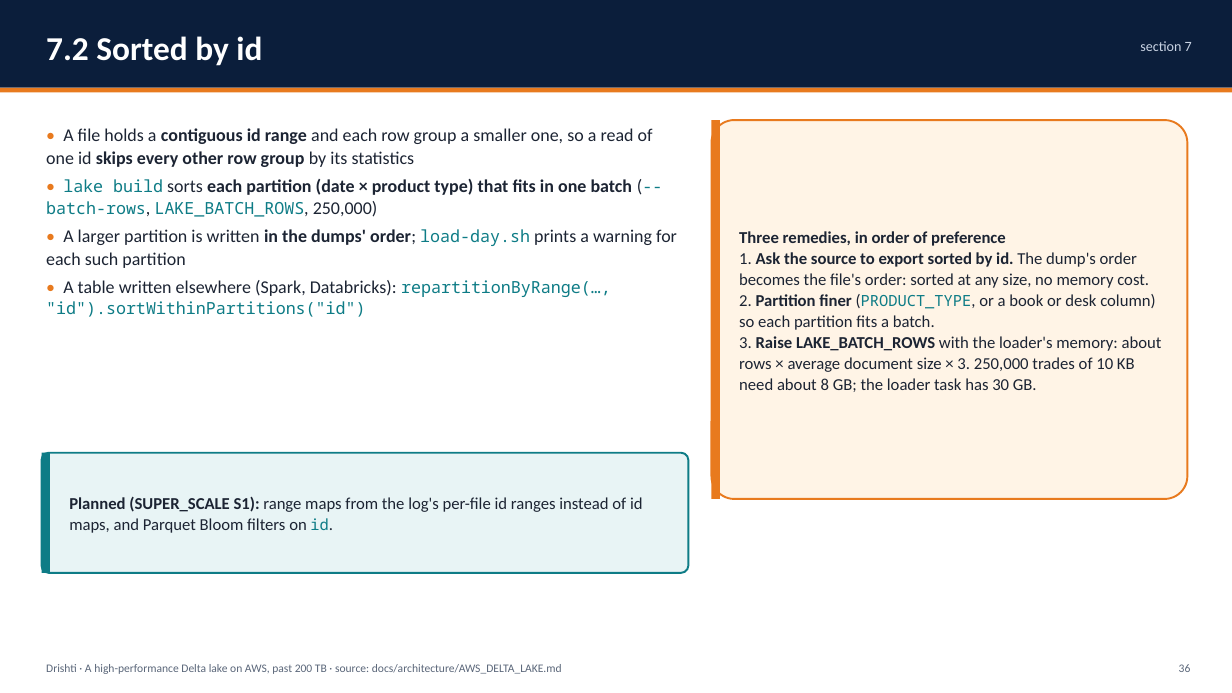
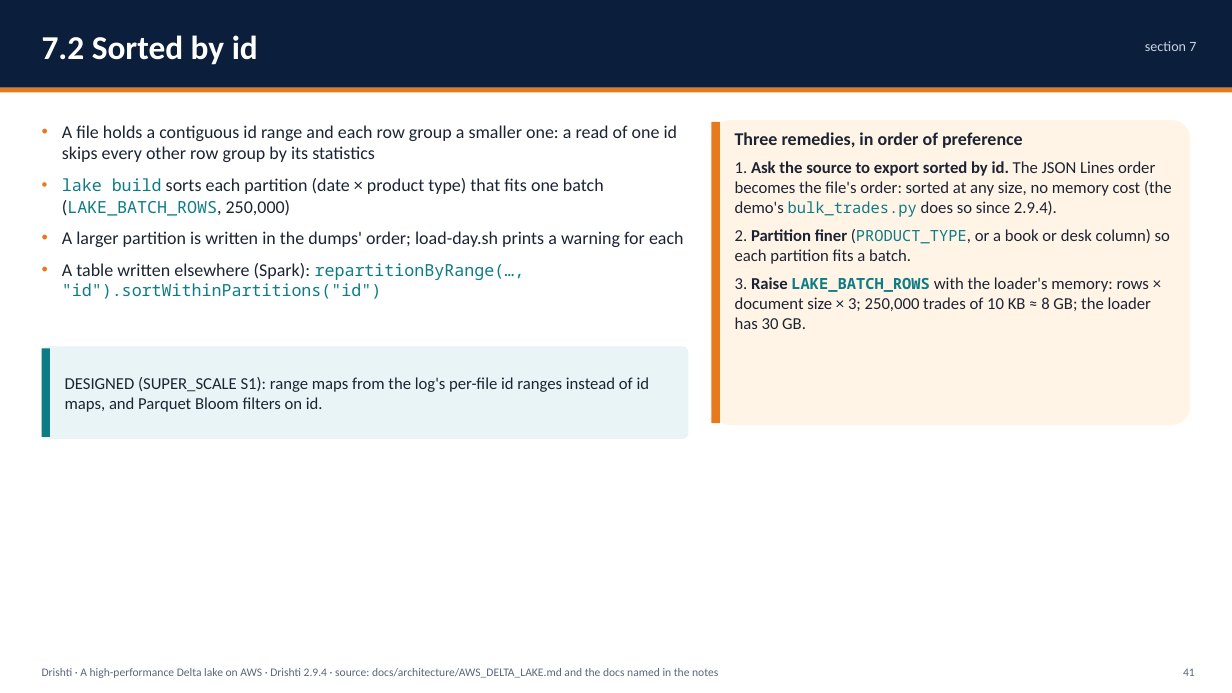
Before and after one commit to ajsinha/drishti, a slide deck: slide 41 of docs/publications/Drishti-AWS-Delta-Lake.pptx (slide 36 before the commit). Drawn at 1232x693 pixels with LibreOffice and Linux fonts; fonts in the diff are those of the drawing. Boxes give left, top, right and bottom in pixels: in the first picture for what was removed or moved away, otherwise in the second. Text is boxed around its words. In the diff, an @@ line names an element or a change of style, - is before the commit and + after.

Commit message:
The Design and Evidence deck (72 slides, was 48) and the AWS Delta Lake deck (103 slides, was 72) rewritten for 2.9.4: what 2.6.5 to 2.9.4 added, the evidence recounted (4,761 Java tests, the drill, benchmarks), the risk lake, JSON Lines, S3, bank scale, Delta or Iceberg above storage, each item built, designed or proposed; PDFs beside them

```diff
--- a/docs/publications/Drishti-AWS-Delta-Lake.pptx
+++ b/docs/publications/Drishti-AWS-Delta-Lake.pptx
@@ text "7.2 Sorted by id" at [42, 35, 258, 65]: line spacing 1.05 to 1; more space between paragraphs @@
@@ text "section 7" at [1145, 41, 1196, 51]: line spacing 1.05 to 1; more space between paragraphs @@
@@ text at [62, 125, 684, 299]: text changed @@
-• A file holds a contiguous id range and each row group a smaller one, so a read of one id skips every other row group by its statistics
-• lake build sorts each partition (date × product type) that fits in one batch (--batch-rows, LAKE_BATCH_ROWS, 250,000)
-• A larger partition is written in the dumps' order; load-day.sh prints a warning for each such partition
-• A table written elsewhere (Spark, Databricks): repartitionByRange(…, "id").sortWithinPartitions("id")
+• A file holds a contiguous id range and each row group a smaller one: a read of one id skips every other row group by its statistics
+• lake build sorts each partition (date × product type) that fits one batch (LAKE_BATCH_ROWS, 250,000)
+• A larger partition is written in the dumps' order; load-day.sh prints a warning for each
+• A table written elsewhere (Spark): repartitionByRange(…, "id").sortWithinPartitions("id")
@@ rectangle: place and size @@
-rectangle at [712, 120, 720, 499]
+rectangle at [712, 122, 720, 423]
@@ rounded rectangle: place and size @@
-rounded rectangle at [712, 120, 1188, 499]
+rounded rectangle at [712, 120, 1190, 425]
@@ rounded rectangle at [712, 120, 1190, 425]: outline #E87A1E 1.5 pt to none @@
@@ text at [735, 132, 1170, 264]: size 13 to 14 pt in "Three remedies, in order of preference"; line spacing 1.05 to 1; more space between paragraphs @@
@@ text "Three remedies, in order of ..." at [735, 132, 1172, 329]: vertical alignment middle to top @@
@@ text at [735, 161, 1172, 217]: text changed @@
-1. Ask the source to export sorted by id. The dump's order becomes the file's order: sorted at any size, no memory cost.
+1. Ask the source to export sorted by id. The JSON Lines order becomes the file's order: sorted at any size, no memory cost (the demo's bulk_trades.py does so since 2.9.4).
@@ text at [735, 277, 1151, 329]: text changed @@
-3. Raise LAKE_BATCH_ROWS with the loader's memory: about rows × average document size × 3. 250,000 trades of 10 KB need about 8 GB; the loader task has 30 GB.
+3. Raise LAKE_BATCH_ROWS with the loader's memory: rows × document size × 3; 250,000 trades of 10 KB ≈ 8 GB; the loader has 30 GB.
@@ rectangle: place and size @@
-rectangle at [42, 453, 50, 573]
+rectangle at [42, 348, 50, 437]
@@ rounded rectangle: place and size @@
-rounded rectangle at [42, 453, 689, 573]
+rounded rectangle at [42, 347, 689, 439]
@@ rounded rectangle at [42, 347, 689, 439]: outline #0E7C86 1.5 pt to none @@
@@ text at [65, 377, 650, 412]: text changed @@
-Planned (SUPER_SCALE S1): range maps from the log's per-file id ranges instead of id maps, and Parquet Bloom filters on id.
+DESIGNED (SUPER_SCALE S1): range maps from the log's per-file id ranges instead of id maps, and Parquet Bloom filters on id.
@@ text "Drishti · A high-performance Delta ..." at [42, 668, 718, 678]: vertical alignment top to middle @@
@@ text "41" at [1183, 668, 1195, 676]: vertical alignment top to middle @@
@@ text at [42, 668, 718, 678]: text changed @@
-Drishti · A high-performance Delta lake on AWS, past 200 TB · source: docs/architecture/AWS_DELTA_LAKE.md
+Drishti · A high-performance Delta lake on AWS · Drishti 2.9.4 · source: docs/architecture/AWS_DELTA_LAKE.md and the docs named in the notes
@@ text at [1183, 668, 1195, 676]: text changed @@
-36
+41
```
Also in this commit, not shown: 67 other slides changed, 35 slides added, 4 slides removed, 3 other files.
